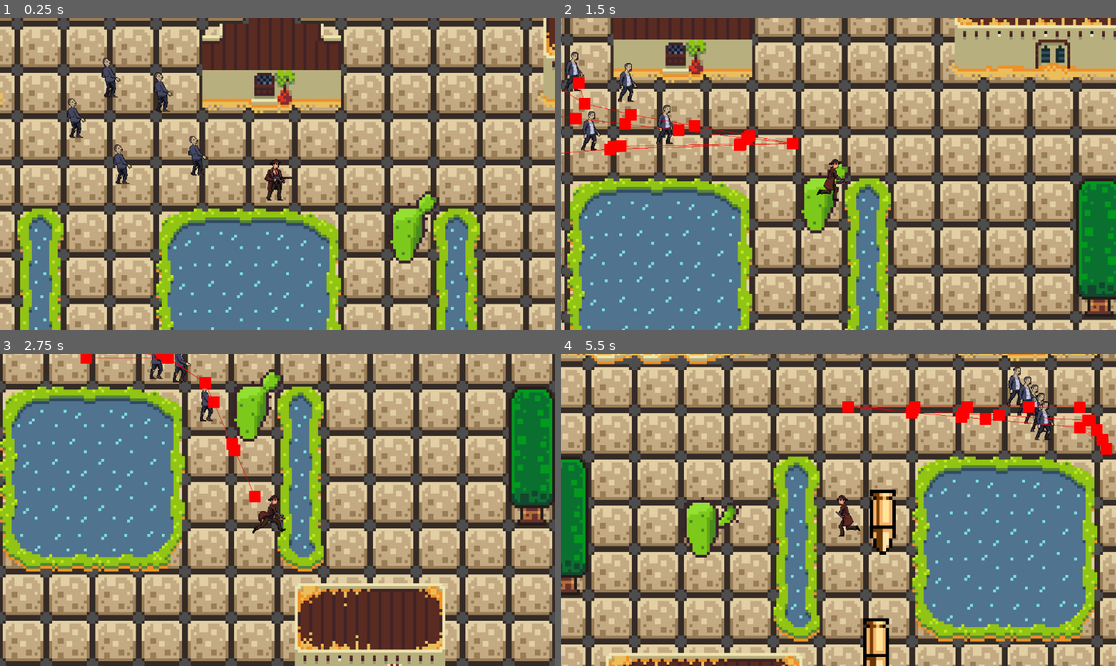
Above: before the commit, frames 1-4 (two rows, left to right).
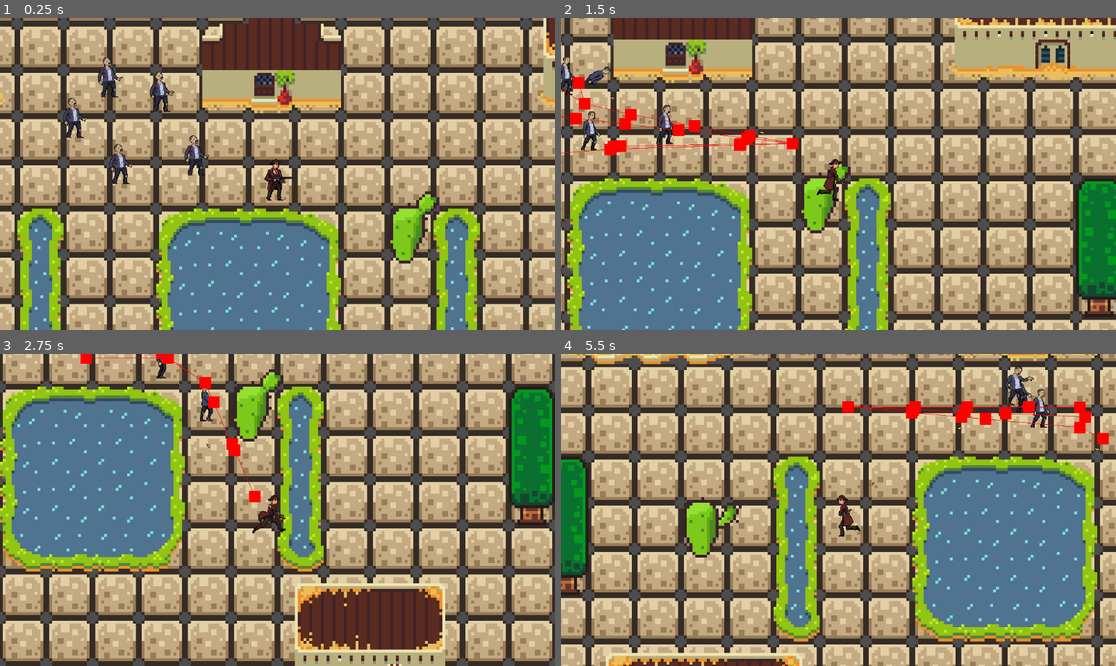
Above: after the commit, the same moments.

Repository: shauryaexe1/Zombie-Wars-
Game: Godot game, scene res://Scenes/main_game.tscn
Same seed, same stepped clock (60 frames per second), same inputs: the game is played once before the commit and once after it.
Inputs:
- Up to frame 1 (0.25 s): no input
- Up to frame 2 (1.5 s): hold Right (ui_right) 0.53-1.28 s; hold Down (ui_down) from 1.28 s (still down)
- Up to frame 3 (2.75 s): release Down (ui_down) at 2.03 s; hold Right (ui_right) from 2.03 s (still down)
- Up to frame 4 (5.5 s): release Right (ui_right) at 2.78 s; hold Up (ui_up) 2.78-3.53 s; hold Left (ui_left) 3.53-5.03 s; hold Down (ui_down) from 5.03 s (still down)

The runs differ from the first frame. In frame 1, 1.0% of the frame differs, in the area x 11-52%, y 12-54%; in frame 2, 0.6%; in frame 3, 0.3%; in frame 4, 2.8%, in the area x 49-100%, y 3-100%.

Commit message:
today i made the shooting mechanism
i finished where the zombie gets killed along with the gun shooting towards the zombie

Diff:
--- a/Scenes/bullet.gd
+++ b/Scenes/bullet.gd
@@ -3,7 +3,7 @@
 var travelled_distance = 0
 
 func _physics_process(delta):
-	const SPEED = 1000
+	const SPEED = 100
 	const RANGE = 1200
 	var direction = Vector2.RIGHT.rotated(rotation)
 	position += direction * SPEED * delta
--- a/Scenes/bullet.tscn
+++ b/Scenes/bullet.tscn
@@ -14,11 +14,12 @@
 
 [node name="Bullet" type="Sprite2D" parent="." unique_id=1948303937]
 z_index = 5
-position = Vector2(72.92048, 138.57347)
+position = Vector2(-0.0078065395, 0.9999695)
+scale = Vector2(0.01, 0.01)
 texture = ExtResource("2_ycag2")
 
 [node name="CollisionShape2D" type="CollisionShape2D" parent="." unique_id=1233461162]
-position = Vector2(-0.9765506, -3.007716)
+position = Vector2(1.1920929e-07, 0)
 rotation = 1.061401
 shape = SubResource("CircleShape2D_4mw4s")
 
--- a/Scenes/player.tscn
+++ b/Scenes/player.tscn
@@ -238,3 +238,4 @@
 
 [node name="Gun" parent="." unique_id=1484658533 instance=ExtResource("6_x3wgy")]
 position = Vector2(2, 2)
+collision_mask = 8
--- a/Scenes/zombie.gd
+++ b/Scenes/zombie.gd
@@ -1,22 +1,23 @@
 extends CharacterBody2D
 const speed = 40
 var health = 2
+var dead: bool = false
 
 @export var player: Node2D
 @onready var nav_agent := $NavigationAgent2D as NavigationAgent2D
 @onready var animated_sprite = $AnimatedSprite2D
 
+
 func _physics_process(_delta: float) -> void:
-	var dir = to_local(nav_agent.get_next_path_position()).normalized()
-	print(dir)
-	velocity= dir * speed
+	if not dead:
+		var dir = to_local(nav_agent.get_next_path_position()).normalized()
+		print(dir)
+		velocity= dir * speed
 
-	if velocity.length() > 0:
-		animated_sprite.play("Walk")
+		if velocity.length() > 0:
+			animated_sprite.play("Walk")
 
-	move_and_slide()
-
-
+		move_and_slide()
 
 
 func makepath() -> void:
@@ -28,11 +29,23 @@
 
 
 
+
+
 func _on_timer_timeout() -> void:
 	makepath()
 
 func take_damage():
-	health -= 1
+	if not dead:
+		health -= 1
+		if health <= 0:
+			animated_sprite.play("Dead")
+			dead = true
+		else:
+			animated_sprite.play("Hurt")
 
-	if health == 0:
+
+func _on_animation_finished() -> void:
+	if animated_sprite.animation == "Hurt":
+		animated_sprite.play("Walk")
+	elif animated_sprite.animation == "Dead":
 		queue_free()
--- a/Scenes/zombie.tscn
+++ b/Scenes/zombie.tscn
@@ -201,7 +201,7 @@
 size = Vector2(7.5, 2.75)
 
 [node name="Zombie" type="CharacterBody2D" unique_id=1703867043]
-collision_layer = 2
+collision_layer = 10
 collision_mask = 3
 motion_mode = 1
 script = ExtResource("1_w2xga")
@@ -210,8 +210,7 @@
 position = Vector2(-1.2500012, -13.750001)
 scale = Vector2(0.20703124, 0.20703124)
 sprite_frames = SubResource("SpriteFrames_fj6an")
-animation = &"Walk"
-frame_progress = 0.527929
+animation = &"Hurt"
 
 [node name="CollisionShape2D" type="CollisionShape2D" parent="." unique_id=709053964]
 position = Vector2(-2, -1)
@@ -223,4 +222,5 @@
 [node name="Timer" type="Timer" parent="." unique_id=318143721]
 autostart = true
 
+[connection signal="animation_finished" from="AnimatedSprite2D" to="." method="_on_animation_finished"]
 [connection signal="timeout" from="Timer" to="." method="_on_timer_timeout"]
--- a/gun.gd
+++ b/gun.gd
@@ -13,7 +13,7 @@
 	var new_bullet = BULLET.instantiate()
 	new_bullet.global_position = %ShootingPoint.global_position
 	new_bullet.global_rotation = global_rotation
-	%ShootingPoint.add_child(new_bullet)
+	get_owner().add_sibling(new_bullet)
 
 
 func _on_timer_timeout() -> void:
